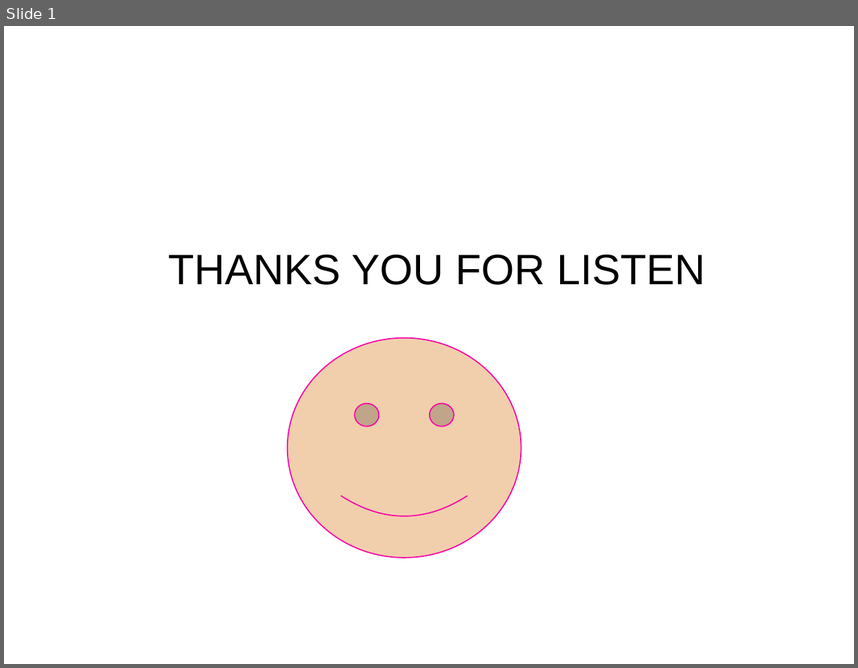
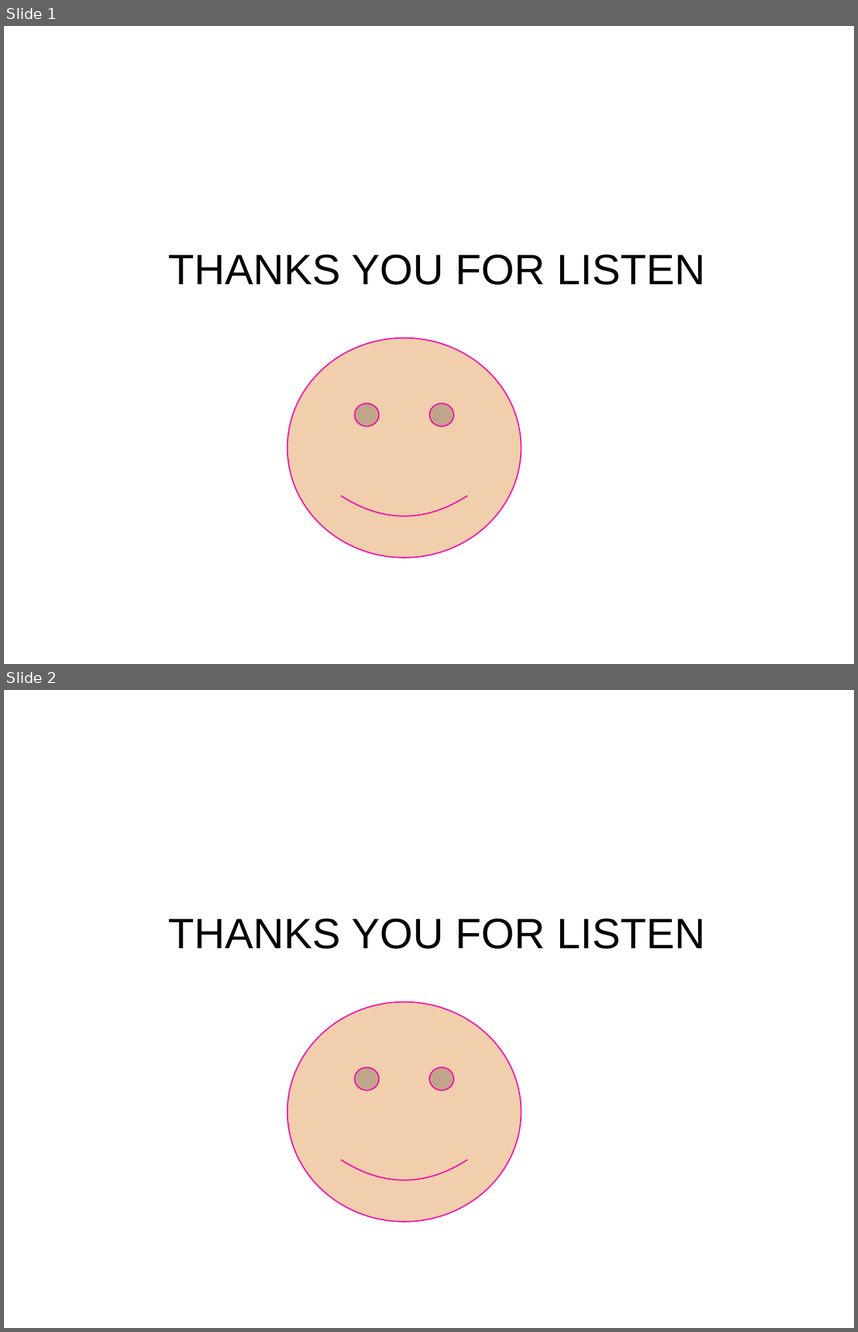
Before and after one commit to vothihoangyen/demo8-6-2017, a slide deck: 1.pptx. Shown one above the other, each under a label of ours: slide 1 before the commit, slides 1 and 2 after it. The pictures are 858x668 and 858x1332 pixels, drawn with LibreOffice and Linux fonts; fonts in the diff are those of the drawing; background and template pictures are left out. Boxes give left, top, right and bottom in pixels: in the first picture for what was removed or moved away, otherwise in the second. Text is boxed around its words. In the diff, an @@ line names an element or a change of style, - is before the commit and + after.

```diff
--- a/1.pptx
+++ b/1.pptx
@@ slide 2 added at (4,690,854,1328), background #FFFFFF; not listed: 1 template element that a slide beside it also shows @@
@@ text added at (168,918,705,949), 36 pt, text #000000 @@
+THANKS YOU FOR LISTEN
@@ smiley face added at (287,1002,521,1221), fill #F1CFAD, outline #F806A7 1 pt @@
```
Also in this commit, not shown: 1 other slide added, 3 slides removed.
